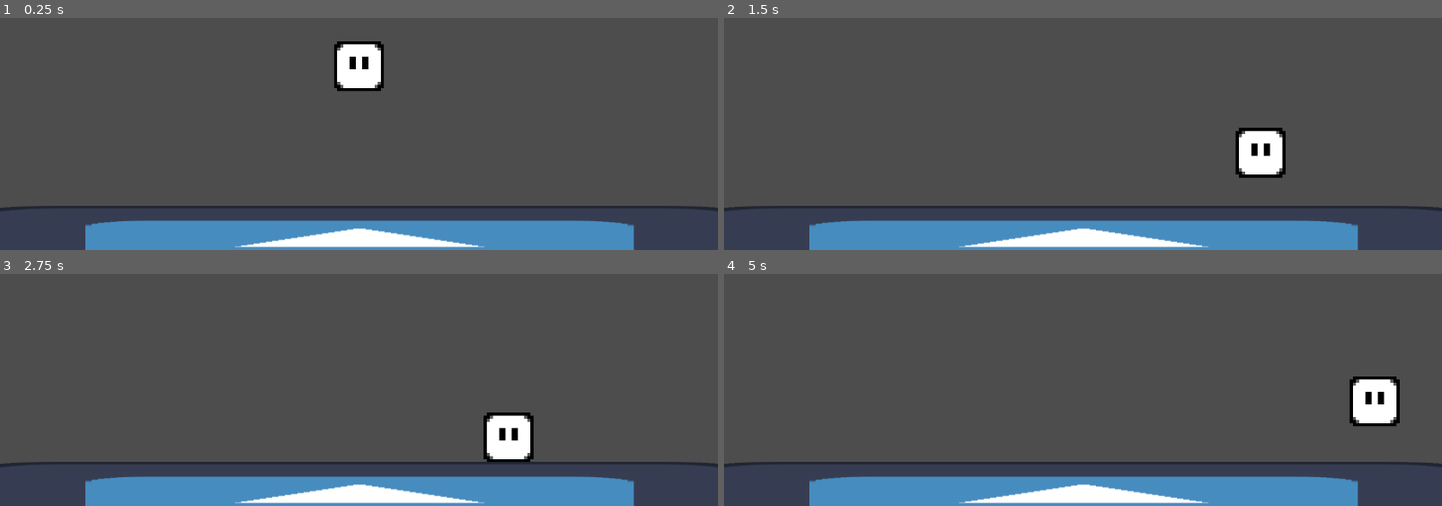
Above: before the commit, frames 1-4 (two rows, left to right).
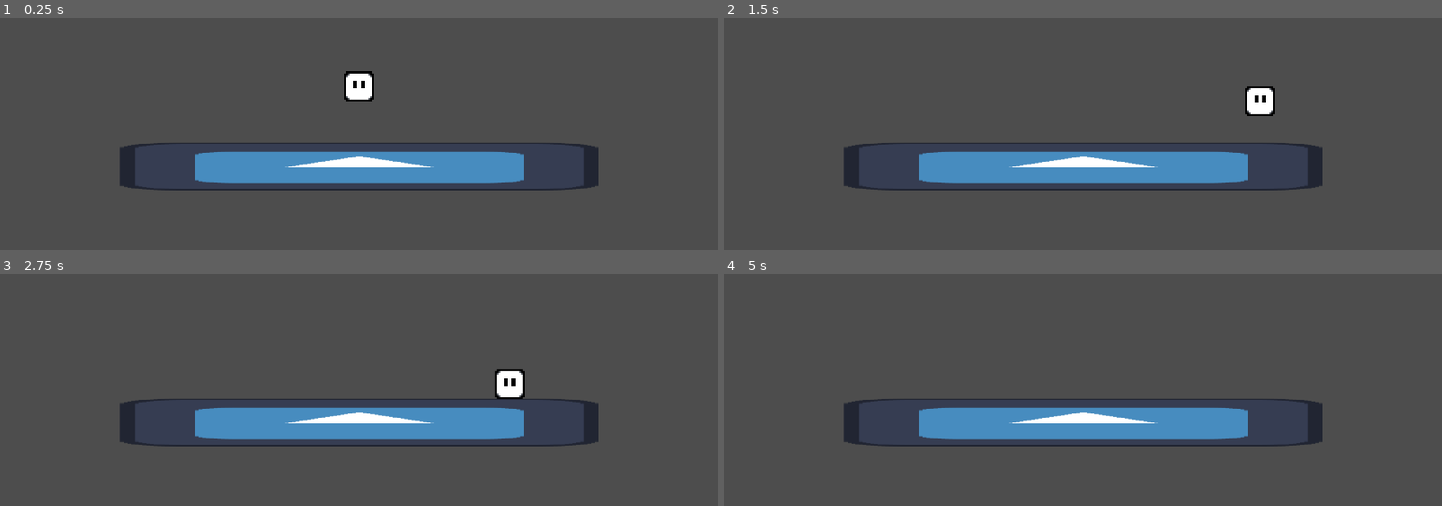
Above: after the commit, the same moments.

Repository: picalexs/LightBender
Game: Godot game, scene res://levels/test_room/test_scene.tscn
Two runs of this game, one before a commit and one after it. Both use one fixed random seed, a clock stepped at 60 frames per second and the inputs below. The engine's default icon, where the game draws it, is replaced by a stand-in: a white triangle on a blue panel in a dark square.
Inputs:
- Up to frame 1 (0.25 s): no input
- Up to frame 2 (1.5 s): tap Enter (ui_accept) at 0.5, 1.35 s; hold Enter (ui_accept) 0.53-1.28 s; hold Right (ui_right) from 0.53 s (still down)
- Up to frame 3 (2.75 s): tap Enter (ui_accept) at 1.52, 1.82 s; release Right (ui_right) at 2.03 s; hold Left (ui_left) from 2.03 s (still down); hold Enter (ui_accept) from 2.03 s (still down)
- Up to frame 4 (5 s): release Left (ui_left) at 2.78 s; release Enter (ui_accept) at 2.78 s; hold Right (ui_right) 2.78-4.28 s; tap Enter (ui_accept) at 2.85, 3.02, 3.32, 4.35, 4.52, 4.82 s; hold Enter (ui_accept) 3.53-4.28 s; hold Left (ui_left) from 4.28 s (still down)

The runs differ from the first frame. In frame 1, 20% of the frame differs, in the area x 0-100%, y 10-100%; in frame 2, 21%, in the area x 0-100%, y 29-100%; in frame 3, 20%; in frame 4, 20%.

Commit message:
Player: improved script

Diff:
--- a/light-bender/features/player/player.tscn
+++ b/light-bender/features/player/player.tscn
@@ -8,6 +8,9 @@
 
 [node name="Player" type="CharacterBody2D" unique_id=640300134]
 script = ExtResource("1_fcb3x")
+friction = 8.0
+jump_force = 900.0
+jump_hang_speed_mult = 1.2
 
 [node name="Sprite2D" type="Sprite2D" parent="." unique_id=496765949]
 scale = Vector2(5, 5)
--- a/light-bender/features/player/player_movement.gd
+++ b/light-bender/features/player/player_movement.gd
@@ -1,25 +1,147 @@
 extends CharacterBody2D
 
+# ── Movement ──────────────────────────────────────────────────────────────────
+@export_group("Movement")
+@export var move_speed: float = 500.0
+@export var acceleration: float = 80.0
+@export var deceleration: float = 100.0
+@export var accel_in_air: float = 0.65
+@export var decel_in_air: float = 0.65
+@export var velocity_power: float = 1.0
+@export var friction: float = 10.0
+@export var conserve_momentum: bool = true
 
-const SPEED = 300.0
-const JUMP_VELOCITY = -400.0
+# ── Jump ──────────────────────────────────────────────────────────────────────
+@export_group("Jump")
+@export var jump_force: float = 600.0
+@export_range(0.0, 1.0) var jump_cut_mult: float = 0.45
+@export var coyote_time: float = 0.15
+@export var jump_buffer_time: float = 0.15
+
+# ── Apex Feel ─────────────────────────────────────────────────────────────────
+@export_group("Jump Feel")
+@export var jump_hang_threshold: float = 50.0
+@export var jump_hang_accel_mult: float = 1.1
+@export var jump_hang_speed_mult: float = 1.3
+@export var jump_hang_gravity_mult: float = 0.5
+
+# ── Gravity ───────────────────────────────────────────────────────────────────
+@export_group("Gravity")
+@export var gravity_mult: float = 2.5
+@export var fall_gravity_mult: float = 1.5
+@export var fast_fall_gravity_mult: float = 2.0
+@export var max_fall_speed: float = 800.0
+@export var max_fast_fall_speed: float = 1200.0
+
+# ── Private state ─────────────────────────────────────────────────────────────
+var _facing_right: bool = true
+var _is_jumping: bool = false
+var _coyote_timer: float = 0.0
+var _jump_buffer_timer: float = 0.0
+
+@onready var _sprite: Sprite2D = $Sprite2D
+
+
+func _unhandled_input(event: InputEvent) -> void:
+	if event.is_action_pressed("ui_accept"):
+		_jump_buffer_timer = jump_buffer_time
+	elif event.is_action_released("ui_accept") and _is_jumping and velocity.y < 0.0:
+		# Variable jump height: cut upward velocity on early release
+		velocity.y *= jump_cut_mult
+		_is_jumping = false
 
 
 func _physics_process(delta: float) -> void:
-	# Add the gravity.
-	if not is_on_floor():
-		velocity += get_gravity() * delta
+	var on_floor := is_on_floor()
+	_tick_timers(delta, on_floor)
+	_apply_gravity(delta, on_floor)
+	_try_jump()
+	_apply_movement(delta, on_floor)
+	_update_facing()
+	move_and_slide()
+	if is_on_floor() and velocity.y >= 0.0:
+		_is_jumping = false
 
-	# Handle jump.
-	if Input.is_action_just_pressed("ui_accept") and is_on_floor():
-		velocity.y = JUMP_VELOCITY
 
-	# Get the input direction and handle the movement/deceleration.
-	# As good practice, you should replace UI actions with custom gameplay actions.
-	var direction := Input.get_axis("ui_left", "ui_right")
-	if direction:
-		velocity.x = direction * SPEED
+# Counts down coyote window and jump buffer each frame; resets coyote on landing.
+func _tick_timers(delta: float, on_floor: bool) -> void:
+	_coyote_timer = coyote_time if on_floor else _coyote_timer - delta
+	_jump_buffer_timer -= delta
+
+
+# Scales gravity based on movement phase: apex hang, fast fall, normal fall, or grounded.
+func _apply_gravity(delta: float, on_floor: bool) -> void:
+	if on_floor:
+		return
+
+	var g_mult := gravity_mult
+
+	if _is_jumping and velocity.y < 0.0 and absf(velocity.y) < jump_hang_threshold:
+		# Near apex: lighter gravity for a floaty hang
+		g_mult = gravity_mult * jump_hang_gravity_mult
+	elif velocity.y > 0.0:
+		# Falling
+		if Input.is_action_pressed("ui_down"):
+			g_mult = gravity_mult * fast_fall_gravity_mult
+			velocity.y = minf(velocity.y, max_fast_fall_speed)
+		else:
+			g_mult = gravity_mult * fall_gravity_mult
+			velocity.y = minf(velocity.y, max_fall_speed)
+
+	velocity += get_gravity() * g_mult * delta
+
+
+# Fires a jump when both the input buffer and the coyote window are active.
+func _try_jump() -> void:
+	if _jump_buffer_timer <= 0.0 or _coyote_timer <= 0.0:
+		return
+	velocity.y = -jump_force
+	_is_jumping = true
+	_coyote_timer = 0.0
+	_jump_buffer_timer = 0.0
+
+
+# Physics-based acceleration / deceleration with optional momentum conservation and friction.
+func _apply_movement(delta: float, on_floor: bool) -> void:
+	var dir := Input.get_axis("ui_left", "ui_right")
+	var target_speed := dir * move_speed
+
+	var accel_rate: float
+	if on_floor:
+		accel_rate = acceleration if absf(target_speed) > 0.01 else deceleration
 	else:
-		velocity.x = move_toward(velocity.x, 0, SPEED)
+		accel_rate = (acceleration * accel_in_air) if absf(target_speed) > 0.01 else (deceleration * decel_in_air)
 
-	move_and_slide()
+	# At the apex: widen the effective movement window
+	if _is_jumping and absf(velocity.y) < jump_hang_threshold:
+		accel_rate *= jump_hang_accel_mult
+		target_speed *= jump_hang_speed_mult
+
+	# Preserve speed when already moving faster than input in the same direction (air only)
+	if conserve_momentum \
+			and not on_floor \
+			and absf(velocity.x) > absf(target_speed) \
+			and signf(velocity.x) == signf(target_speed) \
+			and absf(target_speed) > 0.01:
+		accel_rate = 0.0
+
+	var speed_dif := target_speed - velocity.x
+	velocity.x += pow(absf(speed_dif) * accel_rate, velocity_power) * signf(speed_dif) * delta
+
+	# Ground friction when idle
+	if on_floor and absf(dir) < 0.01:
+		var fric := minf(absf(velocity.x), friction)
+		velocity.x -= signf(velocity.x) * fric
+
+
+func _update_facing() -> void:
+	var dir := Input.get_axis("ui_left", "ui_right")
+	if dir > 0.0 and not _facing_right:
+		_flip()
+	elif dir < 0.0 and _facing_right:
+		_flip()
+
+
+func _flip() -> void:
+	_facing_right = not _facing_right
+	_sprite.flip_h = not _sprite.flip_h
--- a/light-bender/project.godot
+++ b/light-bender/project.godot
@@ -17,7 +17,8 @@
 
 [display]
 
-window/size/mode=2
+window/size/viewport_width=1920
+window/size/viewport_height=1080
 
 [input]
 
